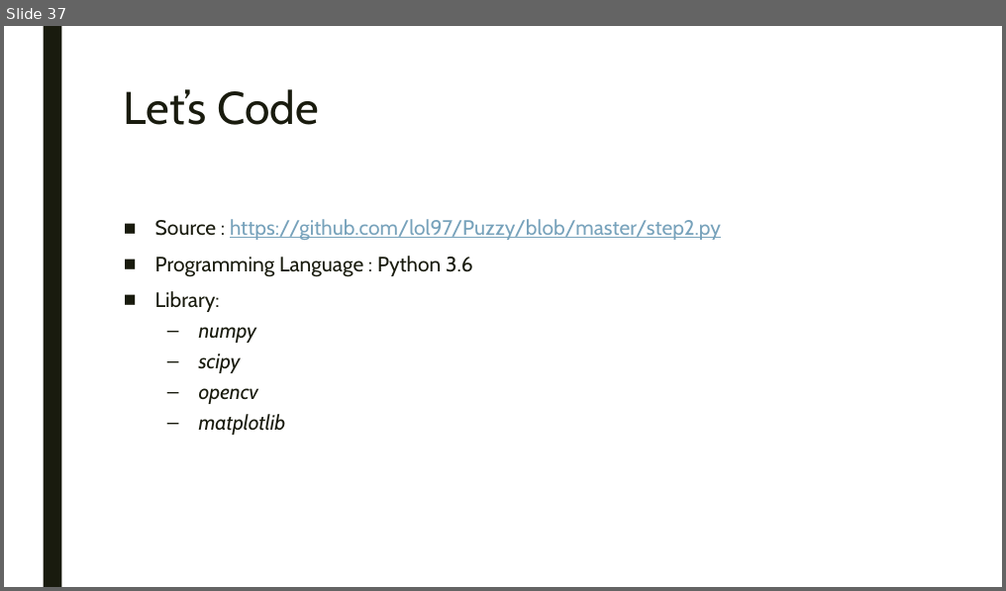
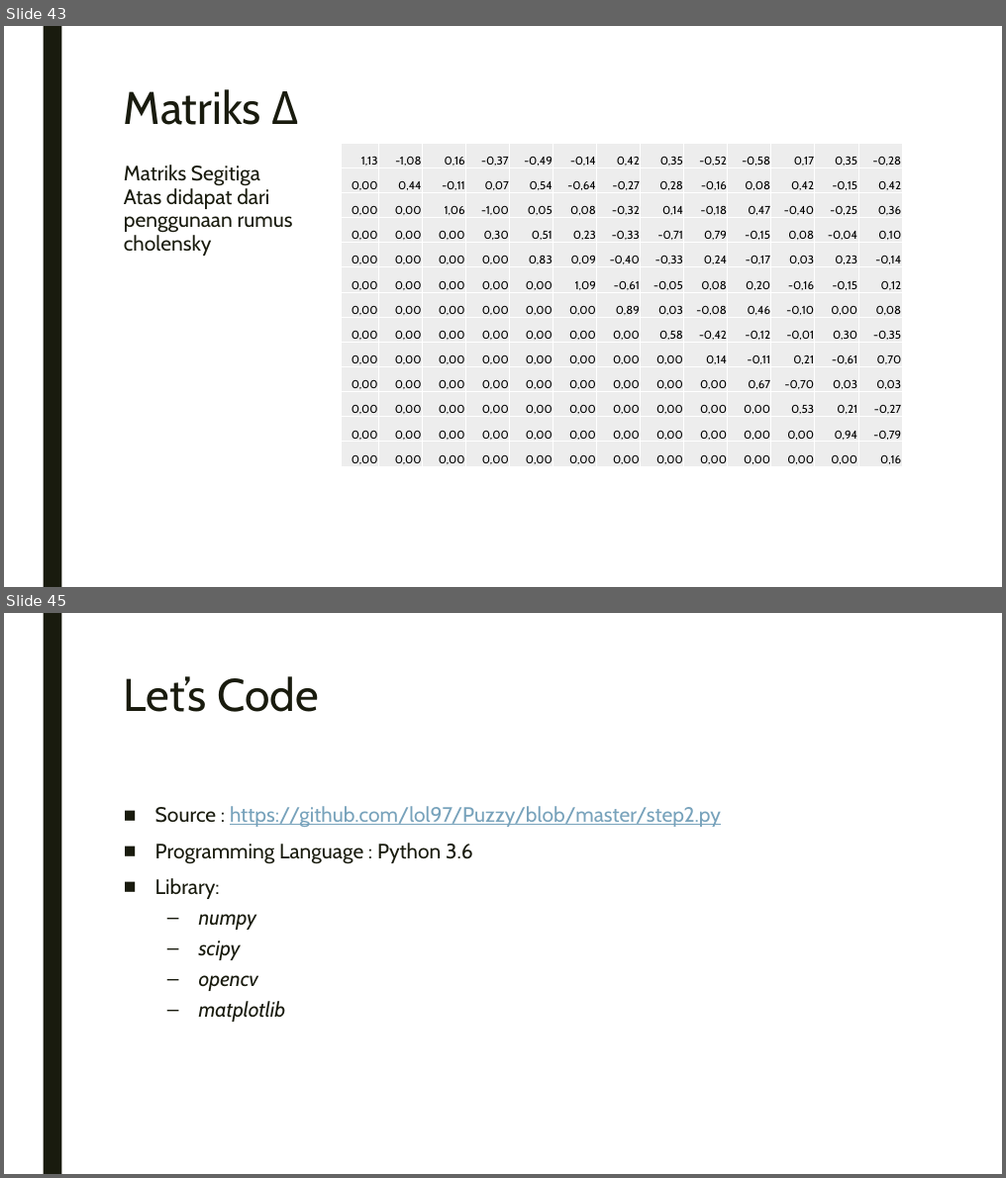
Before and after one commit to lol97/Puzzy, a slide deck: Fuzzy Quantification Theory.pptx. Shown one above the other, each under a label of ours: slide 37 before the commit, slides 43 and 45 after it; the slides between them are not shown. The pictures are 1006x591 and 1006x1178 pixels, drawn with LibreOffice and Linux fonts; fonts in the diff are those of the drawing. Boxes give left, top, right and bottom in pixels: in the first picture for what was removed or moved away, otherwise in the second. Text is boxed around its words. In the diff, an @@ line names an element or a change of style, - is before the commit and + after.

```diff
--- a/Fuzzy Quantification Theory.pptx
+++ b/Fuzzy Quantification Theory.pptx
@@ slide 43 added at (x1=4, y1=26, x2=1002, y2=587), background #FFFFFF; not listed: 1 template element that a slide beside it also shows @@
@@ title added at (x1=124, y1=89, x2=298, y2=125), 44 pt, text #191B0E @@
+Matriks Δ
@@ table added at (x1=342, y1=143, x2=900, y2=469), 13 rows, 13 columns @@
+1,13 | -1,08 | 0,16 | -0,37 | -0,49 | -0,14 | 0,42 | 0,35 | -0,52 | -0,58 | 0,17 | 0,35 | -0,28
+0,00 | 0,44 | -0,11 | 0,07 | 0,54 | -0,64 | -0,27 | 0,28 | -0,16 | 0,08 | 0,42 | -0,15 | 0,42
+0,00 | 0,00 | 1,06 | -1,00 | 0,05 | 0,08 | -0,32 | 0,14 | -0,18 | 0,47 | -0,40 | -0,25 | 0,36
+0,00 | 0,00 | 0,00 | 0,30 | 0,51 | 0,23 | -0,33 | -0,71 | 0,79 | -0,15 | 0,08 | -0,04 | 0,10
+0,00 | 0,00 | 0,00 | 0,00 | 0,83 | 0,09 | -0,40 | -0,33 | 0,24 | -0,17 | 0,03 | 0,23 | -0,14
+0,00 | 0,00 | 0,00 | 0,00 | 0,00 | 1,09 | -0,61 | -0,05 | 0,08 | 0,20 | -0,16 | -0,15 | 0,12
+0,00 | 0,00 | 0,00 | 0,00 | 0,00 | 0,00 | 0,89 | 0,03 | -0,08 | 0,46 | -0,10 | 0,00 | 0,08
+0,00 | 0,00 | 0,00 | 0,00 | 0,00 | 0,00 | 0,00 | 0,58 | -0,42 | -0,12 | -0,01 | 0,30 | -0,35
+0,00 | 0,00 | 0,00 | 0,00 | 0,00 | 0,00 | 0,00 | 0,00 | 0,14 | -0,11 | 0,21 | -0,61 | 0,70
+0,00 | 0,00 | 0,00 | 0,00 | 0,00 | 0,00 | 0,00 | 0,00 | 0,00 | 0,67 | -0,70 | 0,03 | 0,03
+0,00 | 0,00 | 0,00 | 0,00 | 0,00 | 0,00 | 0,00 | 0,00 | 0,00 | 0,00 | 0,53 | 0,21 | -0,27
+0,00 | 0,00 | 0,00 | 0,00 | 0,00 | 0,00 | 0,00 | 0,00 | 0,00 | 0,00 | 0,00 | 0,94 | -0,79
+0,00 | 0,00 | 0,00 | 0,00 | 0,00 | 0,00 | 0,00 | 0,00 | 0,00 | 0,00 | 0,00 | 0,00 | 0,16
@@ text added at (x1=124, y1=165, x2=293, y2=256), 20 pt, text #191B0E @@
+Matriks Segitiga Atas didapat dari penggunaan rumus cholensky
@@ what was slide 37 is now slide 45 @@
```
Also in this commit, not shown: 7 other slides added, 19 other files.
